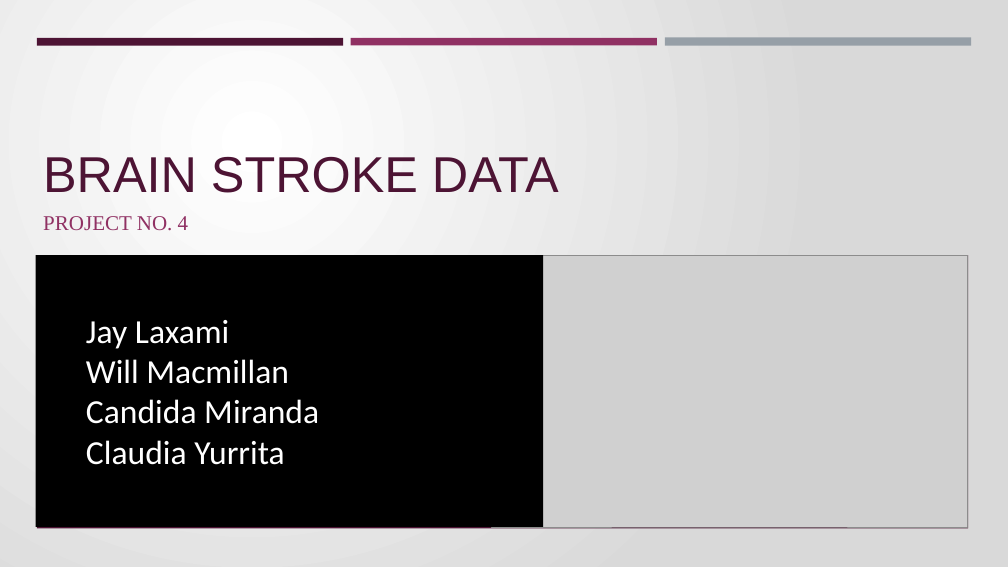
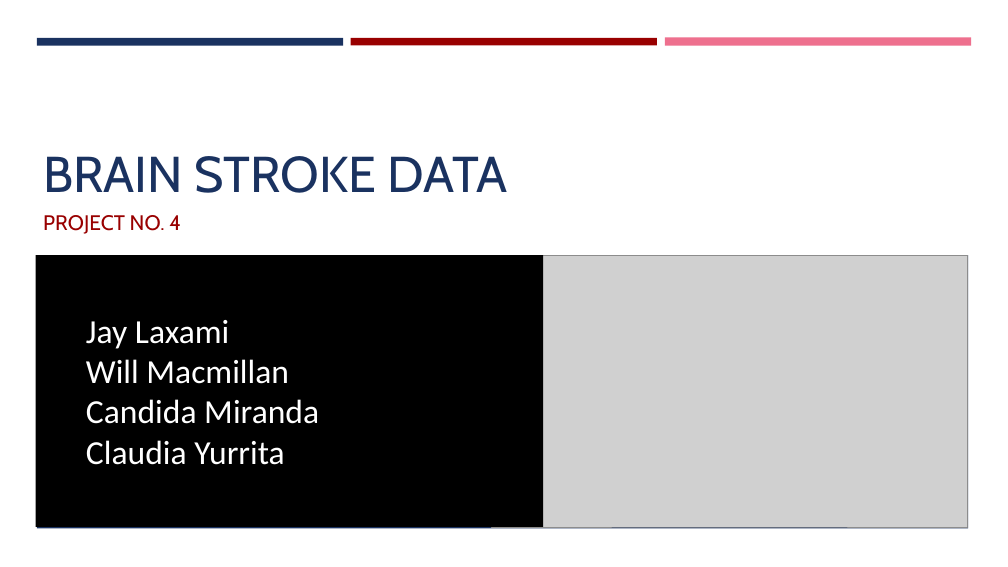
Before and after one commit to candidamg/Brain_Stroke_Prediction, a slide deck: slide 1 of Brain_Stroke_PP.pptx. Drawn at 1008x567 pixels with LibreOffice and Linux fonts; fonts in the diff are those of the drawing; grey boxes stand for pictures. Boxes give left, top, right and bottom in pixels: in the first picture for what was removed or moved away, otherwise in the second. Text is boxed around its words. In the diff, an @@ line names an element or a change of style, - is before the commit and + after.

```diff
--- a/Brain_Stroke_PP.pptx
+++ b/Brain_Stroke_PP.pptx
@@ background gradient #FFFFFF to #D9D9D9 to #FFFFFF @@
@@ rectangle at (37, 38, 343, 45): fill #4D1434 to #1A3260 @@
@@ rectangle at (351, 38, 657, 45): fill #903163 to #990000 @@
@@ rectangle at (665, 38, 971, 46): fill #969FA7 to #EE708E @@
@@ title "BRAIN STROKE DATA" at (43, 156, 508, 193): font Arial to Cabin, text colour #4D1434 to #1A3260 @@
@@ subtitle "PROJECT NO. 4" at (43, 215, 181, 234): font Times New Roman to Cabin, text colour #903163 to #990000 @@
@@ rectangle at (37, 255, 969, 528): fill #4D1434 to #1A3260 @@
```
Also in this commit, not shown: 6 other slides changed, 8 slides added, 7 slides removed.
